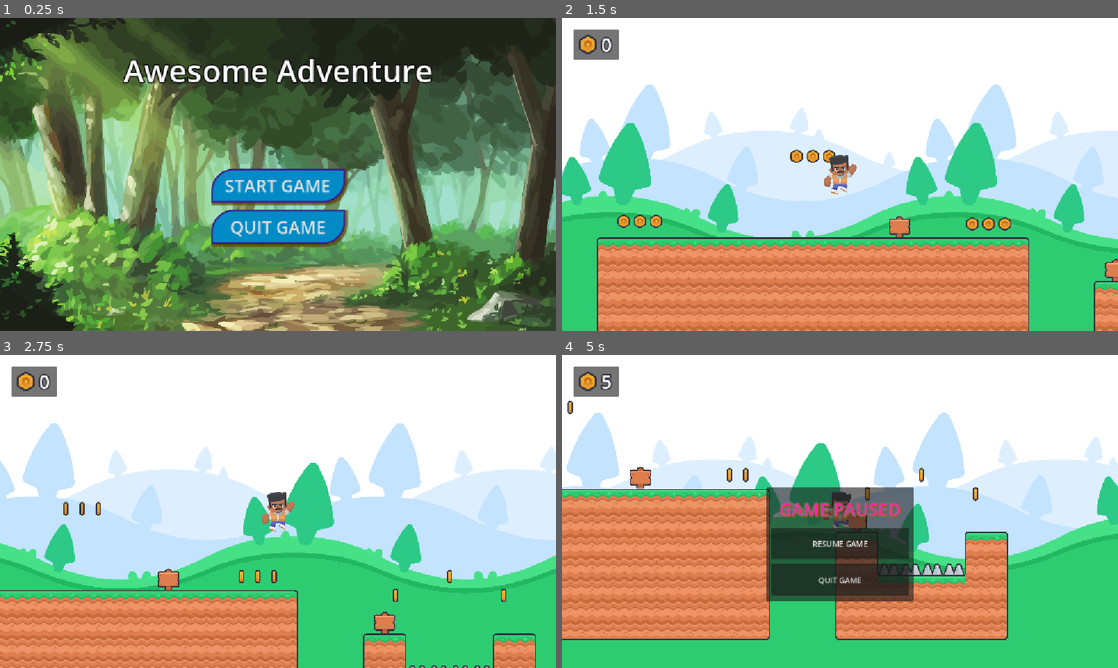
Above: before the commit, frames 1-4 (two rows, left to right).
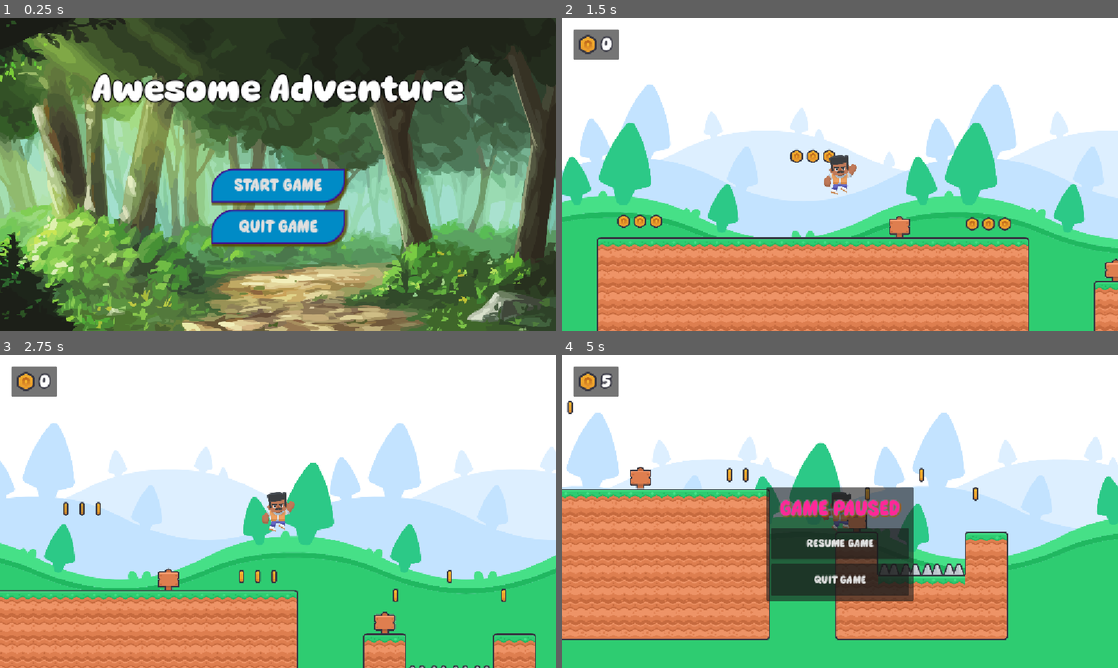
Above: after the commit, the same moments.

Repository: ericvennemeyer/GDTV_godot_ui
Game: Godot game, scene res://Scenes/Game Scenes/UI Scenes/main_menu.tscn
The game is run twice, just before and just after one commit, with the same random seed, the same clock (stepped at 60 frames per second) and the same inputs. This scene is started directly instead of the project's main scene.
Inputs:
- Up to frame 1 (0.25 s): no input
- Up to frame 2 (1.5 s): click "START GAME" at 0.5 s; tap Enter (ui_accept) at 1.25 s; hold Right (ui_right) from 1.28 s (still down)
- Up to frame 3 (2.75 s): keep holding Right (ui_right); tap Enter (ui_accept) at 1.52, 2.27 s
- Up to frame 4 (5 s): release Right (ui_right) at 2.78 s; hold Left (ui_left) 2.78-3.53 s; hold Right (ui_right) from 3.53 s (still down); tap Enter (ui_accept) at 3.77, 4.52 s; tap Escape (pause) at 4.9 s

The runs differ from the first frame. In frame 1, 7.0% of the frame differs, in the area x 16-84%, y 12-70%; in frame 2, less than 0.1%; in frame 3, less than 0.1%; in frame 4, 1.4%.

Commit message:
2.11 -- Fonts & FontVariations

Diff:
--- a/GameDev UI Base Project/Scenes/Game Scenes/Premade Scenes/2d_platformer_sign.tscn
+++ b/GameDev UI Base Project/Scenes/Game Scenes/Premade Scenes/2d_platformer_sign.tscn
@@ -15,6 +15,9 @@
 [sub_resource type="AtlasTexture" id="AtlasTexture_1274x"]
 atlas = ExtResource("1_v6yge")
 region = Rect2(845, 390, 64, 64)
+
+[sub_resource type="FontVariation" id="FontVariation_hmyja"]
+spacing_glyph = 1
 
 [node name="Sign" type="Area2D" unique_id=1676996122]
 script = ExtResource("1_lgsb0")
@@ -54,8 +57,9 @@
 
 [node name="TitleLabel" type="RichTextLabel" parent="Panel/MarginContainer/VBoxContainer" unique_id=111021900]
 layout_mode = 2
+theme_override_fonts/bold_font = SubResource("FontVariation_hmyja")
 theme_override_font_sizes/normal_font_size = 22
-theme_override_font_sizes/bold_font_size = 22
+theme_override_font_sizes/bold_font_size = 32
 theme_override_font_sizes/bold_italics_font_size = 22
 theme_override_font_sizes/italics_font_size = 22
 theme_override_font_sizes/mono_font_size = 22
--- a/GameDev UI Base Project/Scenes/Game Scenes/UI Scenes/difficulty_select.tscn
+++ b/GameDev UI Base Project/Scenes/Game Scenes/UI Scenes/difficulty_select.tscn
@@ -26,9 +26,9 @@
 anchor_left = 0.5
 anchor_right = 0.5
 offset_left = -320.5
-offset_top = 42.0
+offset_top = 71.0
 offset_right = 320.5
-offset_bottom = 130.0
+offset_bottom = 159.0
 grow_horizontal = 2
 text = "Select a Difficulty!"
 label_settings = SubResource("LabelSettings_g2w5j")
--- a/GameDev UI Base Project/Scenes/Game Scenes/UI Scenes/main_menu.tscn
+++ b/GameDev UI Base Project/Scenes/Game Scenes/UI Scenes/main_menu.tscn
@@ -8,7 +8,7 @@
 [ext_resource type="StyleBox" uid="uid://cqqgijnpoch2o" path="res://StyleBoxes/blue_button_focus.tres" id="6_54ksr"]
 
 [sub_resource type="LabelSettings" id="LabelSettings_biyew"]
-font_size = 64
+font_size = 80
 outline_size = 10
 outline_color = Color(0, 0, 0, 1)
 
@@ -37,10 +37,10 @@
 anchors_preset = 5
 anchor_left = 0.5
 anchor_right = 0.5
-offset_left = -320.5
-offset_top = 64.0
-offset_right = 320.5
-offset_bottom = 152.0
+offset_left = -385.5
+offset_top = 103.0
+offset_right = 385.5
+offset_bottom = 193.0
 grow_horizontal = 2
 text = "Awesome Adventure"
 label_settings = SubResource("LabelSettings_biyew")
--- a/GameDev UI Base Project/Scenes/Game Scenes/UI Scenes/pause_menu.tscn
+++ b/GameDev UI Base Project/Scenes/Game Scenes/UI Scenes/pause_menu.tscn
@@ -3,7 +3,7 @@
 [ext_resource type="Script" uid="uid://c5r0ma18jpedc" path="res://Scenes/Game Scenes/UI Scenes/pause_menu.gd" id="1_hmyja"]
 
 [sub_resource type="LabelSettings" id="LabelSettings_hmyja"]
-font_size = 36
+font_size = 44
 font_color = Color(1, 0.15595528, 0.59499615, 1)
 outline_size = 4
 outline_color = Color(0, 0.75519234, 0.7084885, 1)
@@ -73,11 +73,13 @@
 unique_name_in_owner = true
 layout_mode = 2
 size_flags_vertical = 3
+theme_override_font_sizes/font_size = 24
 text = "RESUME GAME"
 
 [node name="QuitButton" type="Button" parent="Control/Panel/MarginContainer/VBoxContainer/VBoxButtons" unique_id=330756891]
 layout_mode = 2
 size_flags_vertical = 3
+theme_override_font_sizes/font_size = 24
 text = "QUIT GAME"
 
 [connection signal="pressed" from="Control/Panel/MarginContainer/VBoxContainer/VBoxButtons/ResumeButton" to="." method="unpause_game"]
--- a/GameDev UI Base Project/Scenes/Game Scenes/UI Scenes/player_hud.tscn
+++ b/GameDev UI Base Project/Scenes/Game Scenes/UI Scenes/player_hud.tscn
@@ -6,6 +6,9 @@
 [sub_resource type="AtlasTexture" id="AtlasTexture_biyew"]
 atlas = ExtResource("1_dxiyu")
 region = Rect2(12, 141, 39, 42)
+
+[sub_resource type="FontVariation" id="FontVariation_lgsb0"]
+spacing_glyph = 1
 
 [sub_resource type="LabelSettings" id="LabelSettings_biyew"]
 font_size = 38
@@ -41,6 +44,7 @@
 [node name="CoinCounterLabel" type="Label" parent="PanelContainer/MarginContainer/HBoxContainer" unique_id=1058810763]
 unique_name_in_owner = true
 layout_mode = 2
+theme_override_fonts/font = SubResource("FontVariation_lgsb0")
 text = "0"
 label_settings = SubResource("LabelSettings_biyew")
 horizontal_alignment = 1
--- a/GameDev UI Base Project/project.godot
+++ b/GameDev UI Base Project/project.godot
@@ -34,6 +34,10 @@
 
 player=""
 
+[gui]
+
+theme/custom_font="uid://3smwxrh25xh7"
+
 [input]
 
 pause={
Binary file added: GameDev UI Base Project/Assets/Fonts/Super Waffles.ttf
Not shown, added: GameDev UI Base Project/Assets/Fonts/Super Waffles.ttf.import
